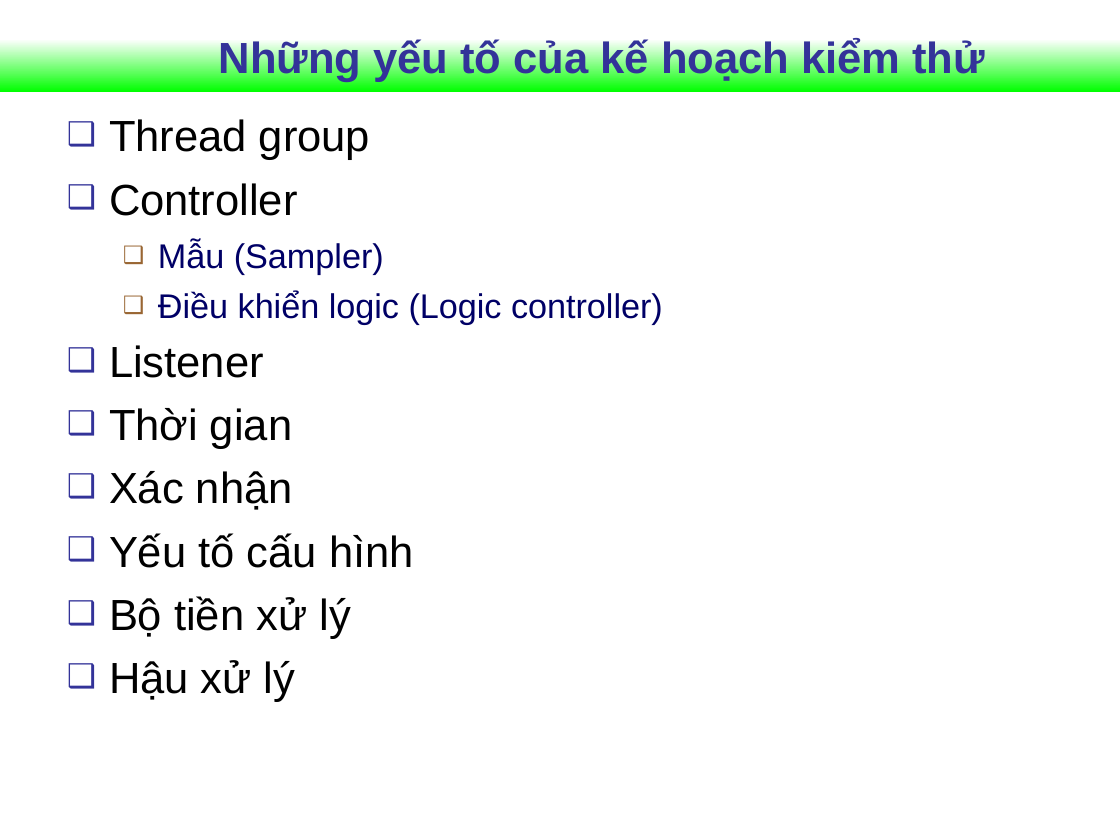
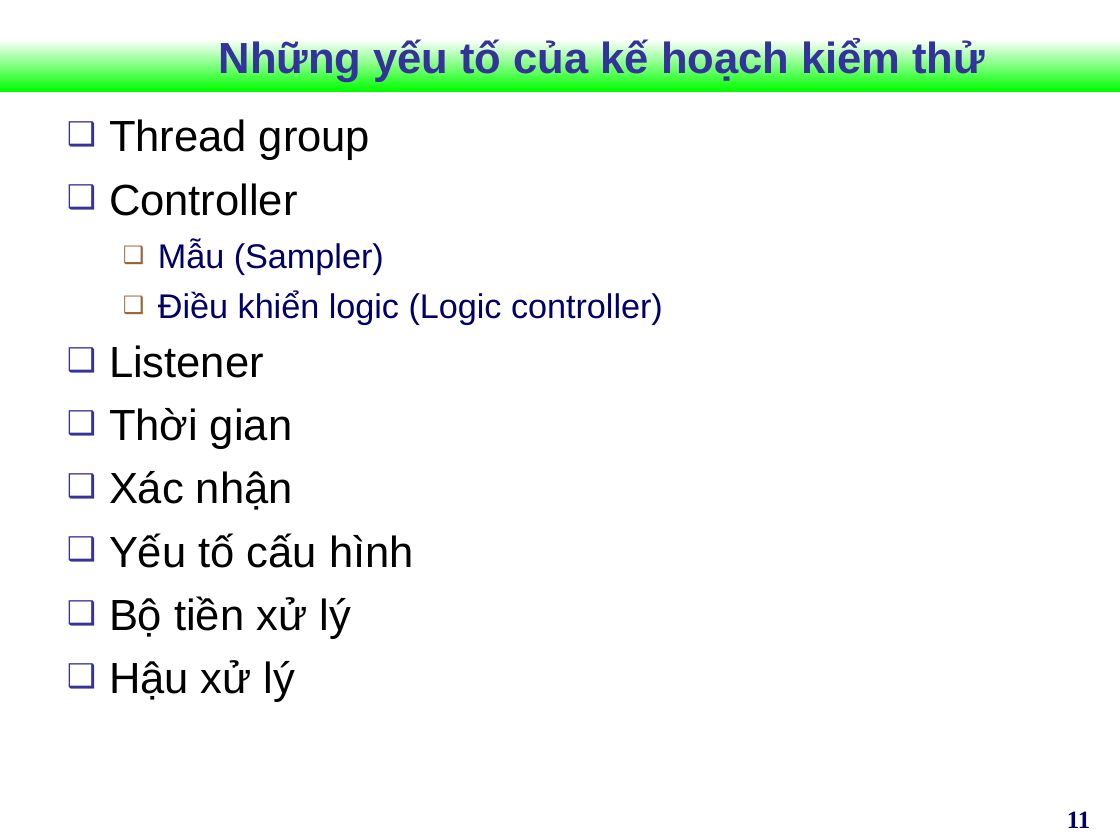
Before and after one commit to Vunb/luanvantotnghiephakhue, a slide deck: slide 11 of Document_luanvan/Slide_HKhue.ppt. Drawn at 1120x840 pixels with LibreOffice and Linux fonts; fonts in the diff are those of the drawing; background and template pictures are left out. Boxes give left, top, right and bottom in pixels: in the first picture for what was removed or moved away, otherwise in the second. Text is boxed around its words. In the diff, an @@ line names an element or a change of style, - is before the commit and + after.

```diff
--- a/Document_luanvan/Slide_HKhue.ppt
+++ b/Document_luanvan/Slide_HKhue.ppt
@@ page number added at box(1067, 811, 1090, 828), 16 pt, text #000066, bold @@
+11
```
Also in this commit, not shown: 17 other slides changed.
